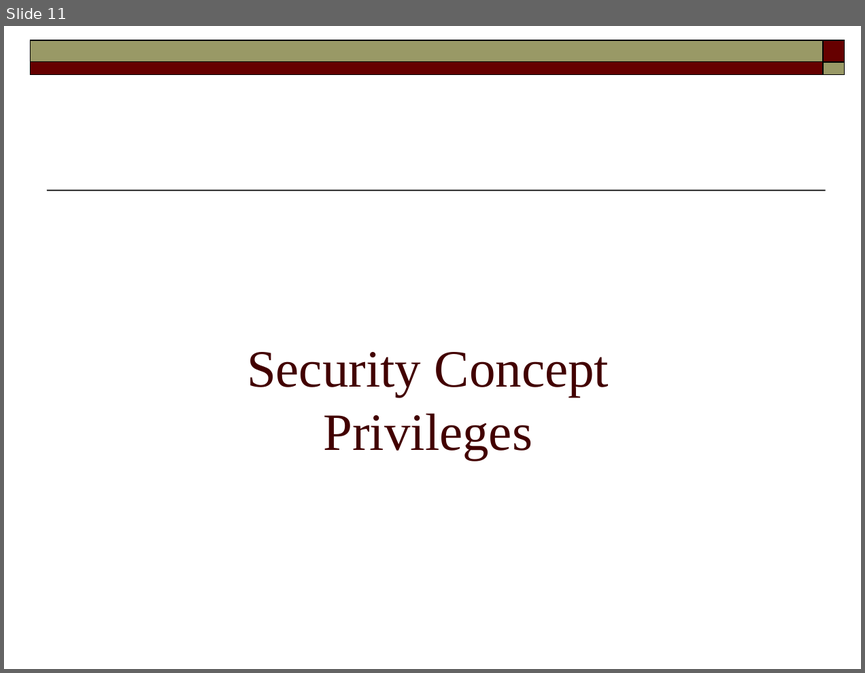
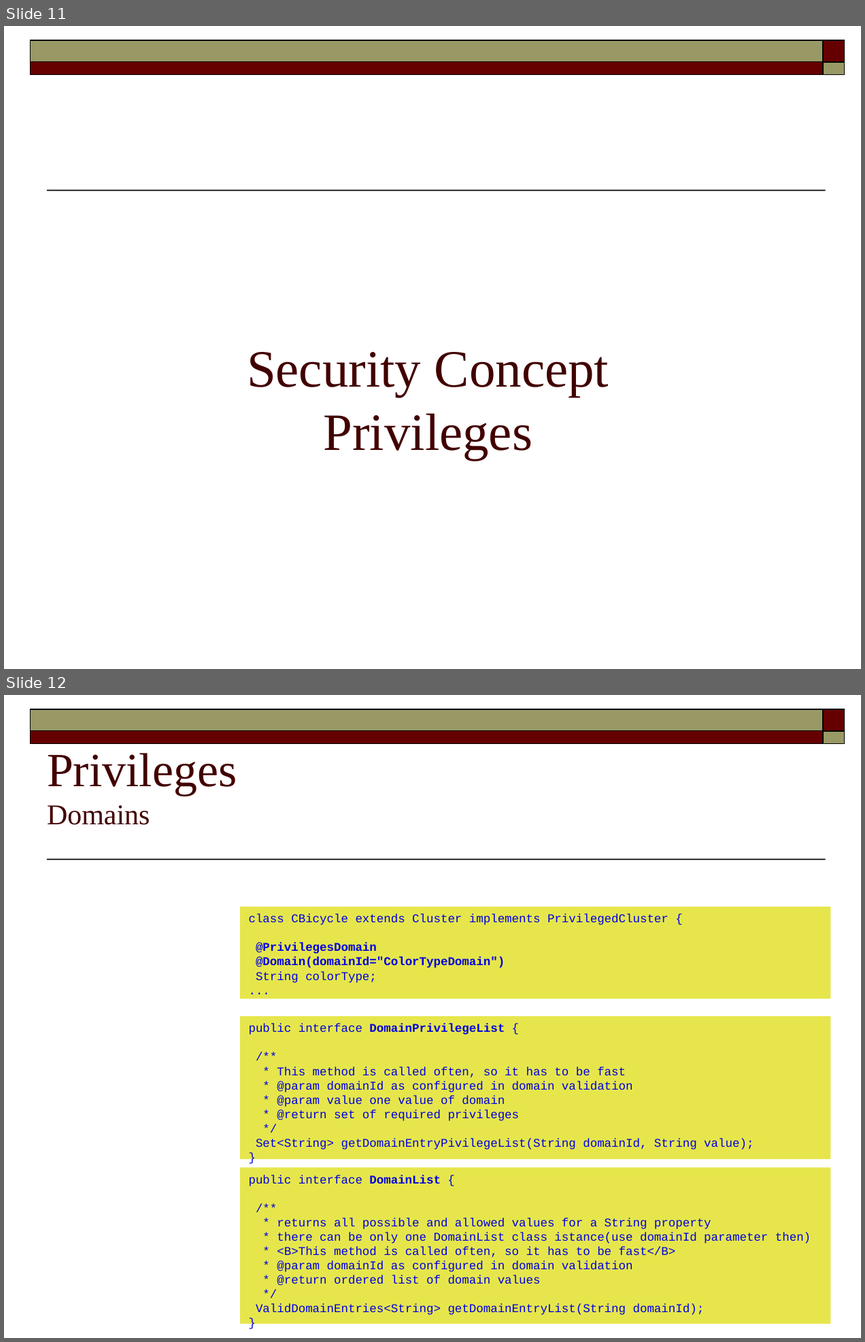
Before and after one commit to FaKod/JDBCluster, a slide deck: JDBCluster/Doc/MetaPersistence.odp. Shown one above the other, each under a label of ours: slide 11 before the commit, slides 11 and 12 after it. The pictures are 865x673 and 865x1342 pixels, drawn with LibreOffice and Linux fonts; fonts in the diff are those of the drawing. Boxes give left, top, right and bottom in pixels: in the first picture for what was removed or moved away, otherwise in the second. Text is boxed around its words. In the diff, an @@ line names an element or a change of style, - is before the commit and + after.

```diff
--- a/JDBCluster/Doc/MetaPersistence.odp
+++ b/JDBCluster/Doc/MetaPersistence.odp
@@ slide 12 added at (x1=4, y1=695, x2=861, y2=1338), background #FFFFFF; not listed: 5 template elements that a slide beside it also shows @@
@@ title added at (x1=47, y1=753, x2=237, y2=825), 40 pt, text #420000 @@
+Privileges
+Domains
@@ rectangle added at (x1=241, y1=906, x2=831, y2=998), fill #E6E64C, 10 pt, text #0000E1 @@
+class CBicycle extends Cluster implements PrivilegedCluster {
+@PrivilegesDomain
+@Domain(domainId="ColorTypeDomain")
+String colorType;
+...
@@ rectangle added at (x1=241, y1=1016, x2=831, y2=1159), fill #E6E64C, 10 pt, text #0000E1 @@
+public interface DomainPrivilegeList {
+/**
+* This method is called often, so it has to be fast
+* @param domainId as configured in domain validation
+* @param value one value of domain
+* @return set of required privileges
+*/
+Set<String> getDomainEntryPivilegeList(String domainId, String value);
+}
@@ rectangle added at (x1=241, y1=1167, x2=831, y2=1323), fill #E6E64C, 10 pt, text #0000E1 @@
+public interface DomainList {
+/**
+* returns all possible and allowed values for a String property
+* there can be only one DomainList class istance(use domainId parameter then)
+* <B>This method is called often, so it has to be fast</B>
+* @param domainId as configured in domain validation
+* @return ordered list of domain values
+*/
+ValidDomainEntries<String> getDomainEntryList(String domainId);
+}
```
Also in this commit, not shown: 2 slides changed, 3 other slides added, 5 slides removed.
